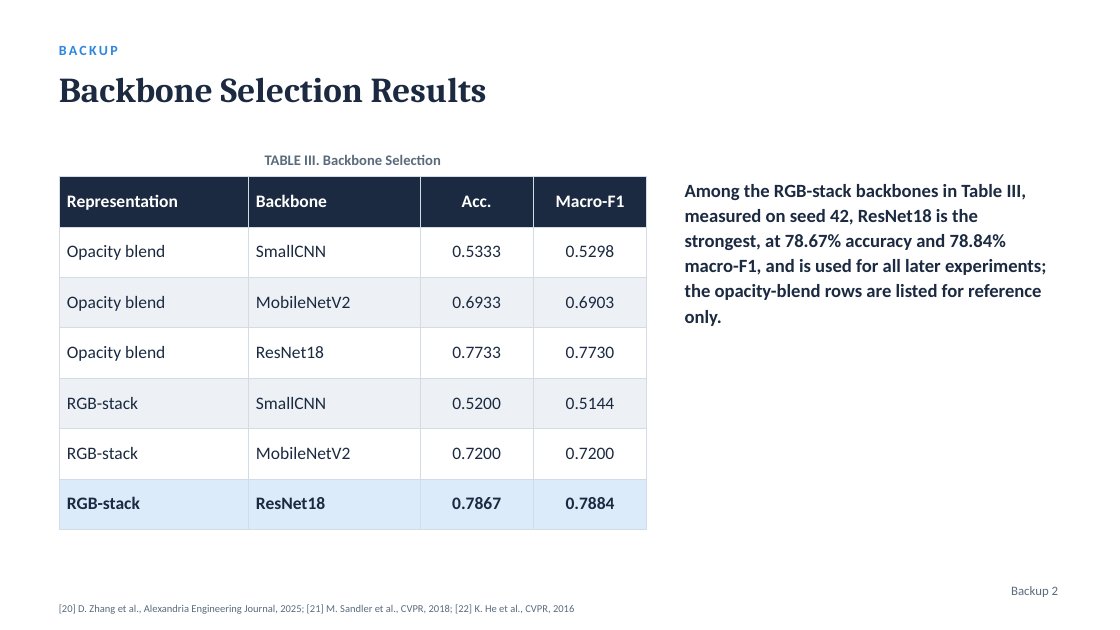
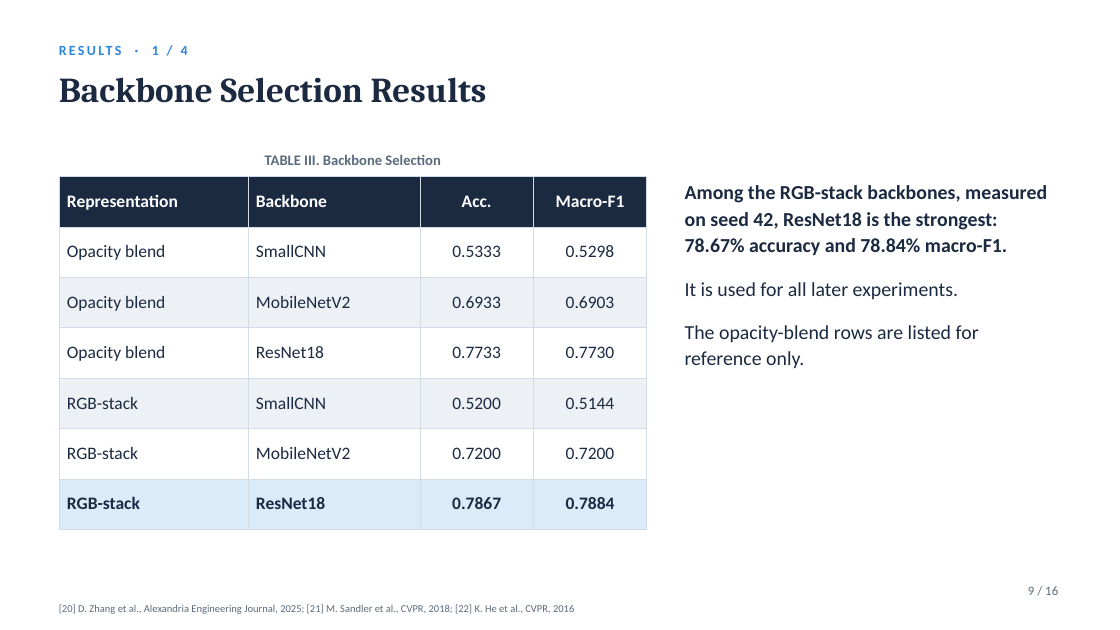
Before and after one commit to jabirmbrok/fl_backdoor_infostealer, a slide deck: slide 9 of slides/iwbis_channel_aware_backdoor_12min.pptx (slide 16 before the commit). Drawn at 1120x630 pixels with LibreOffice and Linux fonts; fonts in the diff are those of the drawing. Boxes give left, top, right and bottom in pixels: in the first picture for what was removed or moved away, otherwise in the second. Text is boxed around its words. In the diff, an @@ line names an element or a change of style, - is before the commit and + after.

```diff
--- a/slides/iwbis_channel_aware_backdoor_12min.pptx
+++ b/slides/iwbis_channel_aware_backdoor_12min.pptx
@@ text at [152,46,188,55]: text changed @@
-BACKUP
+RESULTS · 1 / 4
@@ text at [685,185,1047,369]: text changed; size 16 to 17 pt @@
-Among the RGB-stack backbones in Table III, measured on seed 42, ResNet18 is the strongest, at 78.67% accuracy and 78.84% macro-F1, and is used for all later experiments; the opacity-blend rows are listed for reference only.
+Among the RGB-stack backbones, measured on seed 42, ResNet18 is the strongest: 78.67% accuracy and 78.84% macro-F1.
+It is used for all later experiments.
+The opacity-blend rows are listed for reference only.
@@ text at [1028,586,1058,595]: text changed @@
-Backup 2
+9 / 16
```
Also in this commit, not shown: 16 other slides changed, 3 other files.
